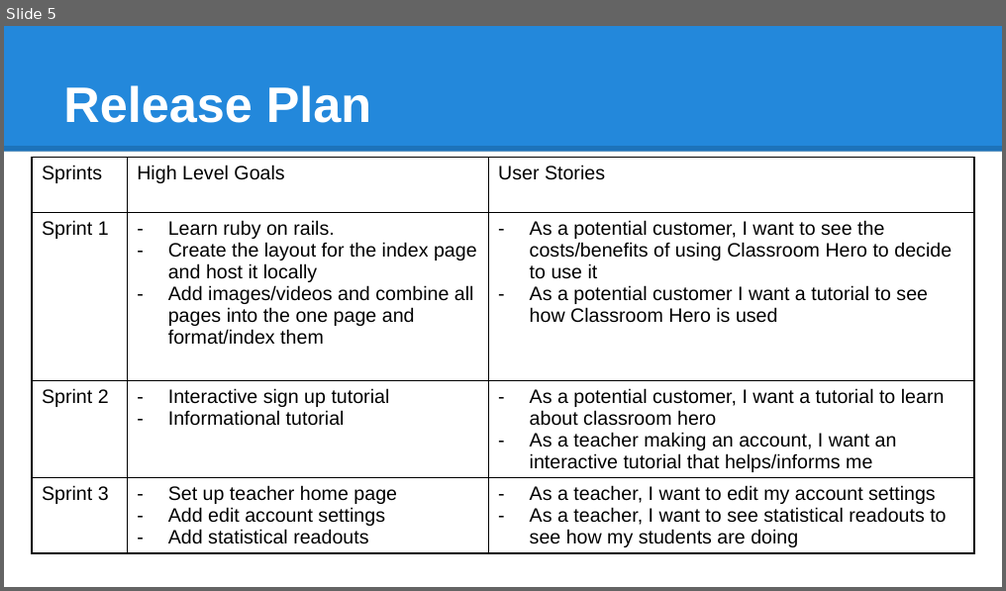
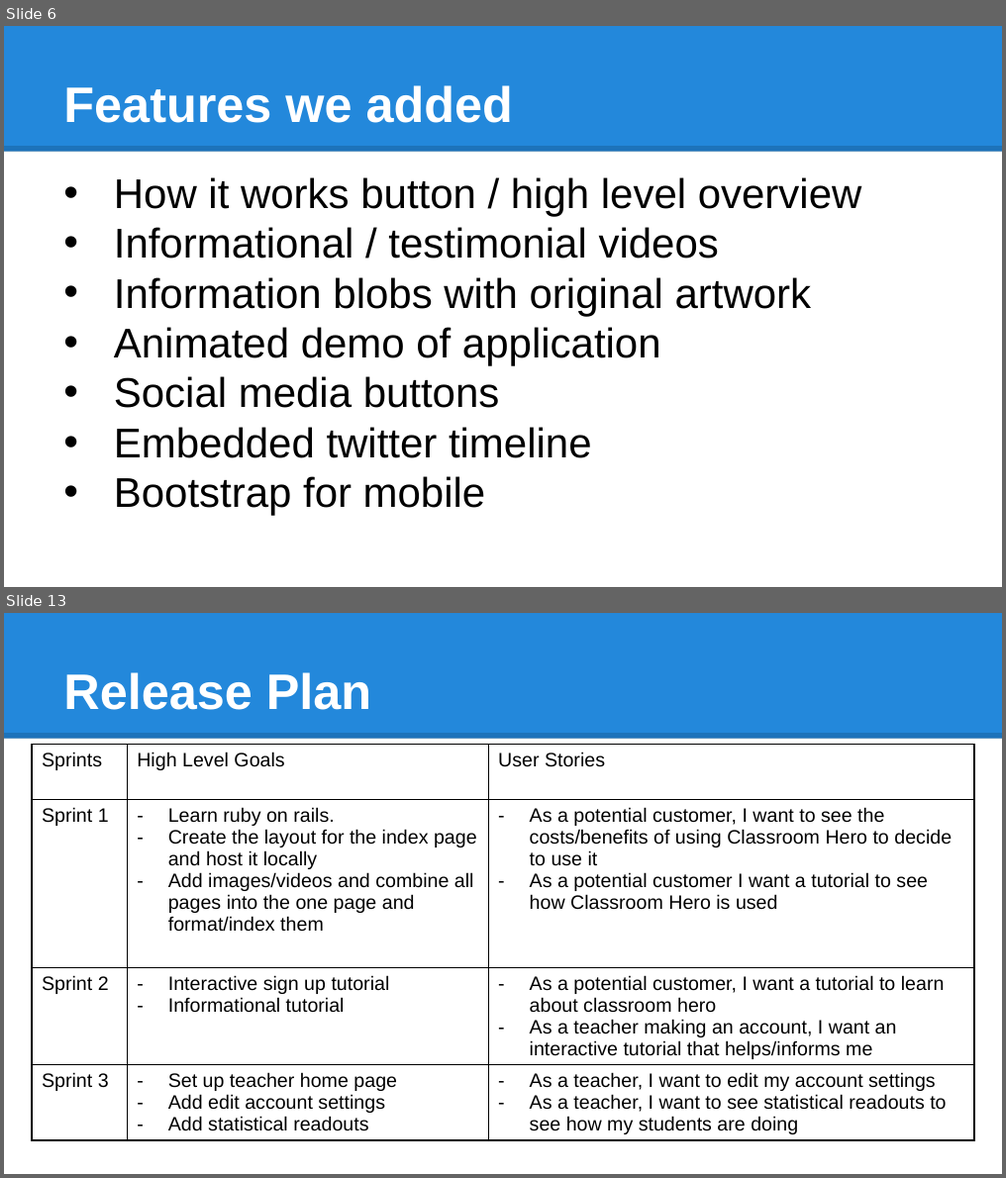
Before and after one commit to JoshNussbaum/classroom-hero-rails, a slide deck: CS115_Presentation.pptx. Shown one above the other, each under a label of ours: slide 5 before the commit, slides 6 and 13 after it; the slides between them are not shown. The pictures are 1006x591 and 1006x1178 pixels, drawn with LibreOffice and Linux fonts; fonts in the diff are those of the drawing. Boxes give left, top, right and bottom in pixels: in the first picture for what was removed or moved away, otherwise in the second. Text is boxed around its words. In the diff, an @@ line names an element or a change of style, - is before the commit and + after.

```diff
--- a/CS115_Presentation.pptx
+++ b/CS115_Presentation.pptx
@@ slide 6 added at <box>4,26,1002,587</box>, background #FFFFFF; not listed: 2 template elements that a slide beside it also shows @@
@@ title added at <box>63,85,513,123</box>, 36 pt, text #FFFFFF, bold @@
+Features we added
@@ text added at <box>114,177,862,516</box>, 30 pt, text #000000 @@
+• How it works button / high level overview
+• Informational / testimonial videos
+• Information blobs with original artwork
+• Animated demo of application
+• Social media buttons
+• Embedded twitter timeline
+• Bootstrap for mobile
@@ what was slide 5 is now slide 13 @@
```
Also in this commit, not shown: 2 slides changed, 9 other slides added, 2 slides removed, 6 other files.
